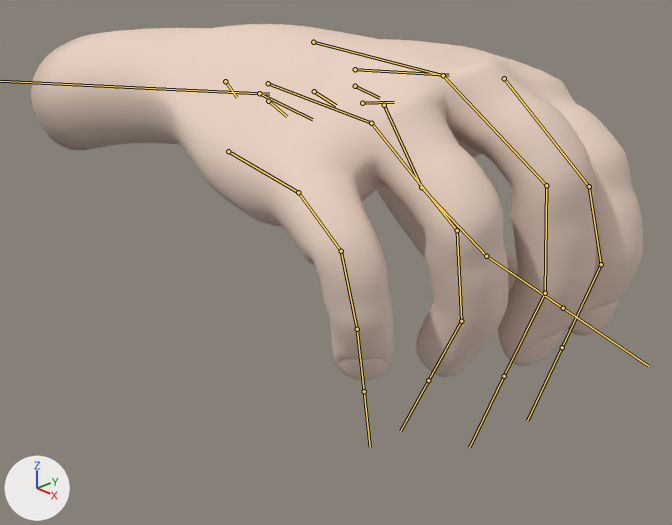
What one commit did to the Blender file Models/5FingerGrip.blend.
One viewpoint serves both versions: a 50 mm lens placed at (1.102, -0.312, 1.557), pointed at (0.91, -0.127, 1.444). Every picture has the same lights, and +X, +Y and +Z are marked at lower left. Both versions are drawn at frame 43 of the action 'ArmatureAction.001'; the numbers are the values there. The bones that bend it are drawn over the model as lines.
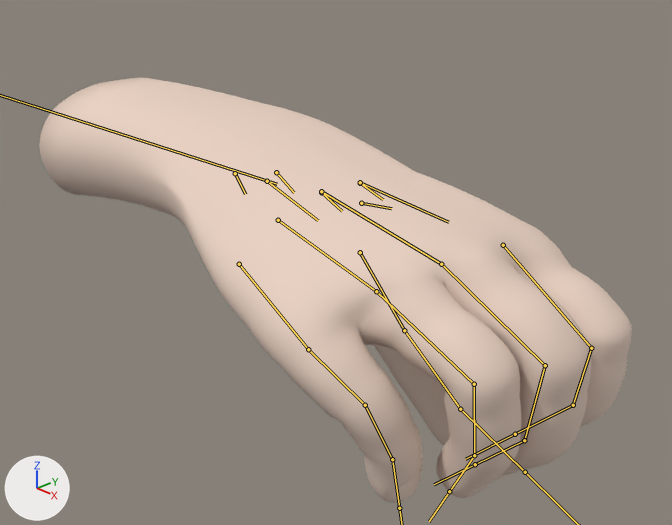
What differs and where, as boxes (x1, y1, x2, y2) in the pictures (672 x 525 px):
'Cube.000', posed (19% taller): before (31, 24, 643, 380); after (39, 78, 632, 503)
bone 'palm.01.R', root to tip: before (355, 69) to (449, 75); after (360, 182) to (448, 222)
bone 'finger_index.01.R', root to tip: before (504, 78) to (589, 186); after (503, 245) to (591, 348)
bone 'finger_index.02.R', root to tip: before (589, 186) to (601, 264); after (591, 348) to (573, 405)
bone 'finger_index.03.R', root to tip: before (601, 264) to (562, 347); after (573, 405) to (515, 434)
bone 'thumb.01.R', root to tip: before (384, 105) to (421, 187); after (360, 252) to (404, 330)
bone 'palm.02.R', root to tip: before (313, 42) to (443, 75); after (321, 191) to (441, 264)
bone 'finger_middle.01.R', root to tip: before (443, 75) to (546, 185); after (441, 264) to (545, 365)
bone 'finger_middle.02.R', root to tip: before (546, 185) to (545, 293); after (545, 365) to (524, 440)
bone 'finger_middle.03.R', root to tip: before (545, 293) to (504, 376); after (524, 440) to (475, 464)
bone 'palm.03.R.001', root to tip: before (268, 101) to (287, 116); after (276, 172) to (294, 192)
bone 'palm.03.R', root to tip: before (268, 83) to (371, 123); after (278, 220) to (376, 291)
bone 'finger_ring.01.R', root to tip: before (371, 123) to (457, 230); after (376, 291) to (474, 384)
bone 'finger_ring.02.R', root to tip: before (457, 230) to (461, 321); after (474, 384) to (474, 455)
bone 'palm.04.R.001', root to tip: before (225, 81) to (237, 97); after (235, 173) to (245, 194)
bone 'palm.04.R', root to tip: before (228, 151) to (298, 192); after (239, 264) to (308, 349)
bone 'finger_pinky.01.R', root to tip: before (298, 192) to (341, 251); after (308, 349) to (365, 405)
bone 'finger_pinky.02.R', root to tip: before (341, 251) to (357, 329); after (365, 405) to (392, 459)

What the commit changed:
Bone 'forearm.R' (bone_forearm_r) turns from (-78, -100, 78) to (-62, -95, 62) degrees about its own x, y and z.
Bone 'palm.01.R' (bone_palm_01_r) moves from (0.0008, -0.0007, -0.0048) to (0.0, 0.0, -0.0001).
Bone 'palm.01.R' (bone_palm_01_r) turns from (-12, -1, -3) to (-6, -1, -2) degrees about its own x, y and z.
Bone 'finger_index.01.R' (bone_finger_index_01_r) moves from (0.0, 0.0, 0.0) to (0.0006, 0.0008, 0.0).
Bone 'finger_index.01.R' (bone_finger_index_01_r) turns from (31, -4, 16) to (18, -2, 8) degrees about its own x, y and z.
Bone 'finger_index.02.R' (bone_finger_index_02_r) turns from (33, -1, 15) to (64, -9, 25) degrees about its own x, y and z.
Bone 'finger_index.03.R' (bone_finger_index_03_r) turns from (24, -4, 19) to (22, 0, 16) degrees about its own x, y and z.
Bone 'thumb.01.R' (bone_thumb_01_r) moves from (-0.0026, 0.007, 0.0053) to (0.0019, 0.0012, 0.018).
Bone 'thumb.01.R' (bone_thumb_01_r) turns from (53, -6, -65) to (44, 1, -39) degrees about its own x, y and z.
Bone 'palm.02.R' (bone_palm_02_r) moves from (-0.0007, -0.0022, -0.0138) to (0.0, 0.0, -0.0002).
Bone 'finger_middle.01.R' (bone_finger_middle_01_r) turns from (24, 1, 11) to (15, 3, 3) degrees about its own x, y and z.
Bone 'finger_middle.02.R' (bone_finger_middle_02_r) turns from (47, -14, 22) to (64, -12, 41) degrees about its own x, y and z.
Bone 'finger_middle.03.R' (bone_finger_middle_03_r) turns from (17, 5, 16) to (23, 4, 20) degrees about its own x, y and z.
Bone 'palm.03.R.001' (bone_palm_03_r_001) moves from (0.0, 0.0, 0.0) to (0.0003, -0.0032, -0.0089).
Bone 'palm.03.R' (bone_palm_03_r) moves from (0.0002, -0.0008, -0.0048) to (-0.0003, 0.0039, 0.0138).
Bone 'palm.03.R' (bone_palm_03_r) turns from (-9, 13, -4) to (-11, 4, -3) degrees about its own x, y and z.
Bone 'finger_ring.01.R' (bone_finger_ring_01_r) turns from (22, 3, 17) to (17, 5, 0) degrees about its own x, y and z.
Bone 'finger_ring.02.R' (bone_finger_ring_02_r) turns from (38, -28, 35) to (46, -9, 55) degrees about its own x, y and z.
Bone 'palm.04.R.001' (bone_palm_04_r_001) moves from (-0.0009, -0.002, -0.0085) to (-0.0017, -0.0039, -0.0114).
Bone 'palm.04.R' (bone_palm_04_r) moves from (0.0022, 0.0026, 0.0194) to (0.0041, 0.0062, 0.0267).
Bone 'palm.04.R' (bone_palm_04_r) turns from (-12, 11, -2) to (-11, 16, -3) degrees about its own x, y and z.
Bone 'finger_pinky.01.R' (bone_finger_pinky_01_r) turns from (20, -5, 7) to (43, -11, -10) degrees about its own x, y and z.
Bone 'finger_pinky.02.R' (bone_finger_pinky_02_r) turns from (10, 29, 70) to (13, 15, 47) degrees about its own x, y and z.
